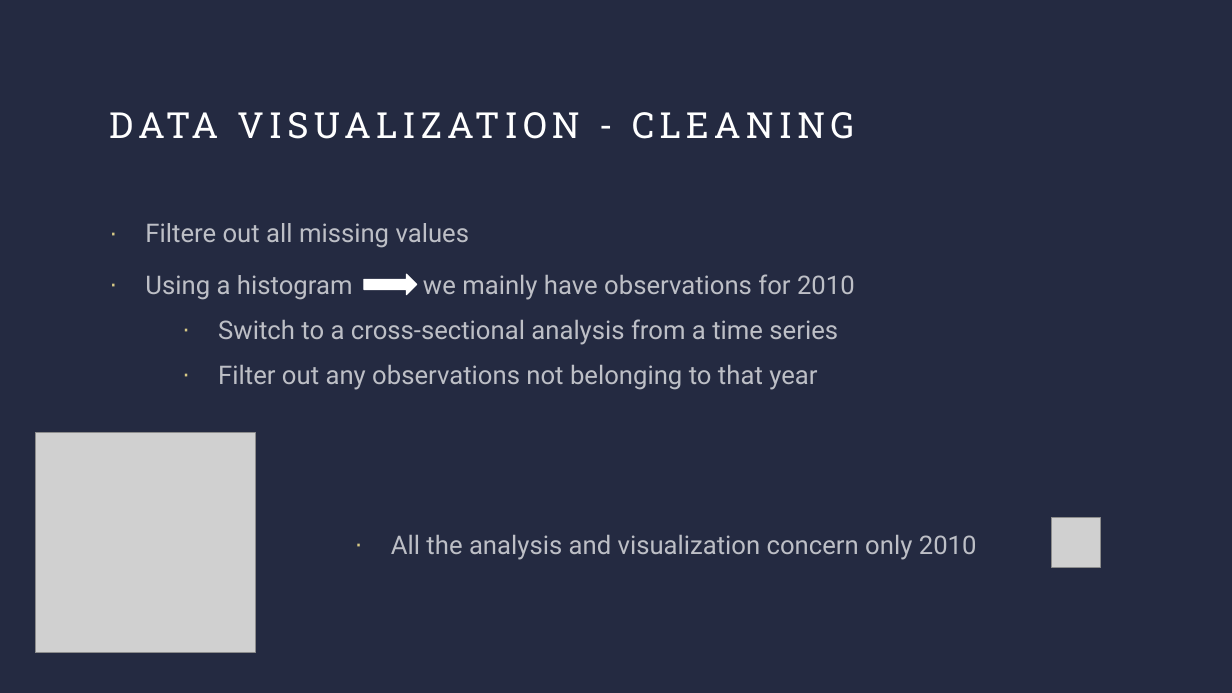
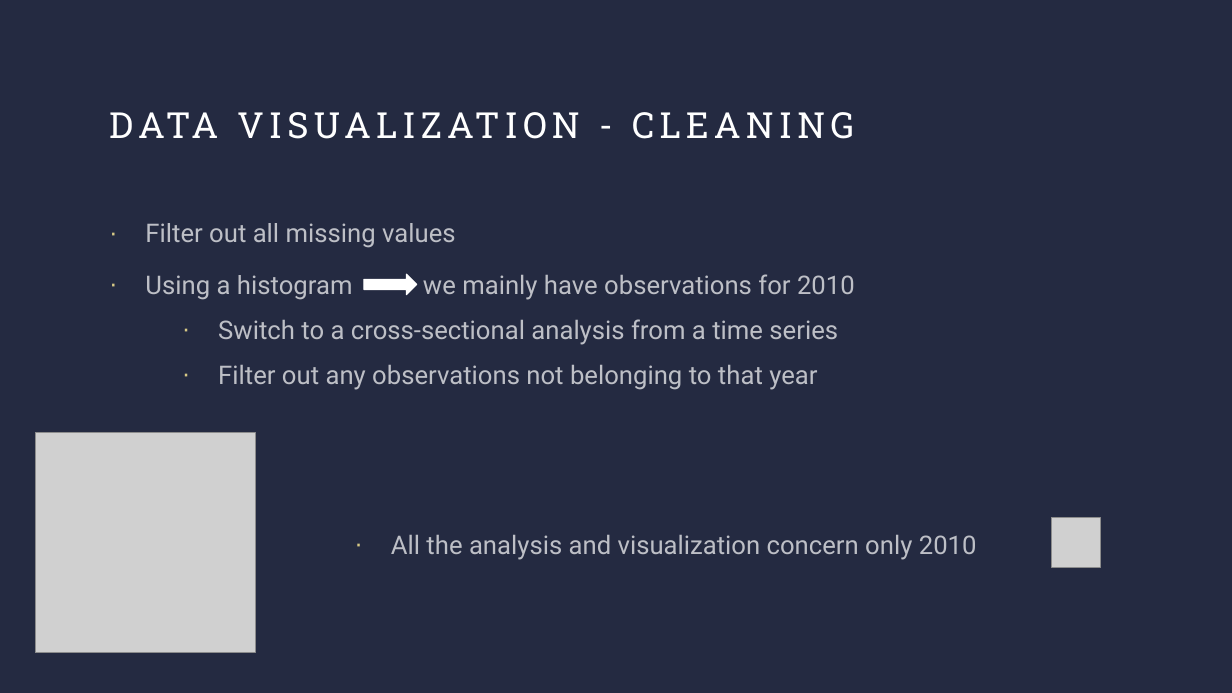
Before and after one commit to dgulacsy/DE2_Term_Project, a slide deck: slide 6 of DE2_Term_Presentation.pptx (slide 5 before the commit). Drawn at 1232x693 pixels with LibreOffice and Linux fonts; fonts in the diff are those of the drawing; grey boxes stand for pictures. Boxes give left, top, right and bottom in pixels: in the first picture for what was removed or moved away, otherwise in the second. Text is boxed around its words. In the diff, an @@ line names an element or a change of style, - is before the commit and + after.

```diff
--- a/DE2_Term_Presentation.pptx
+++ b/DE2_Term_Presentation.pptx
@@ text at [145, 223, 456, 248]: text changed @@
-· Filtere out all missing values
+· Filter out all missing values
```
Also in this commit, not shown: 4 other slides changed, 1 slide added, 11 other files.
